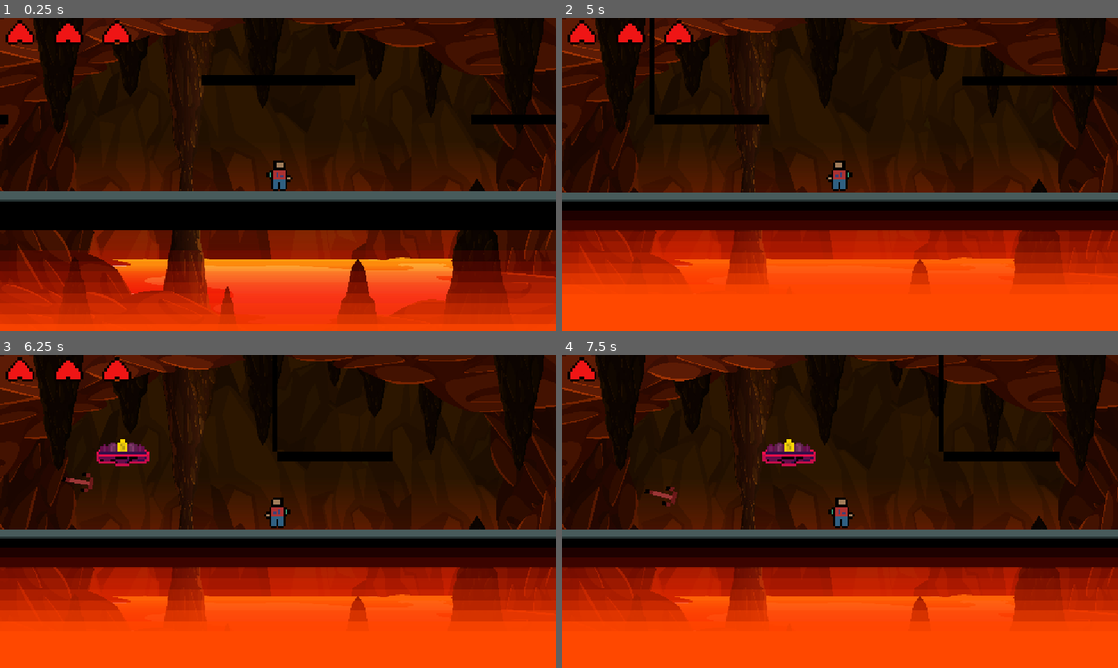
Above: before the commit, frames 1-4 (two rows, left to right).
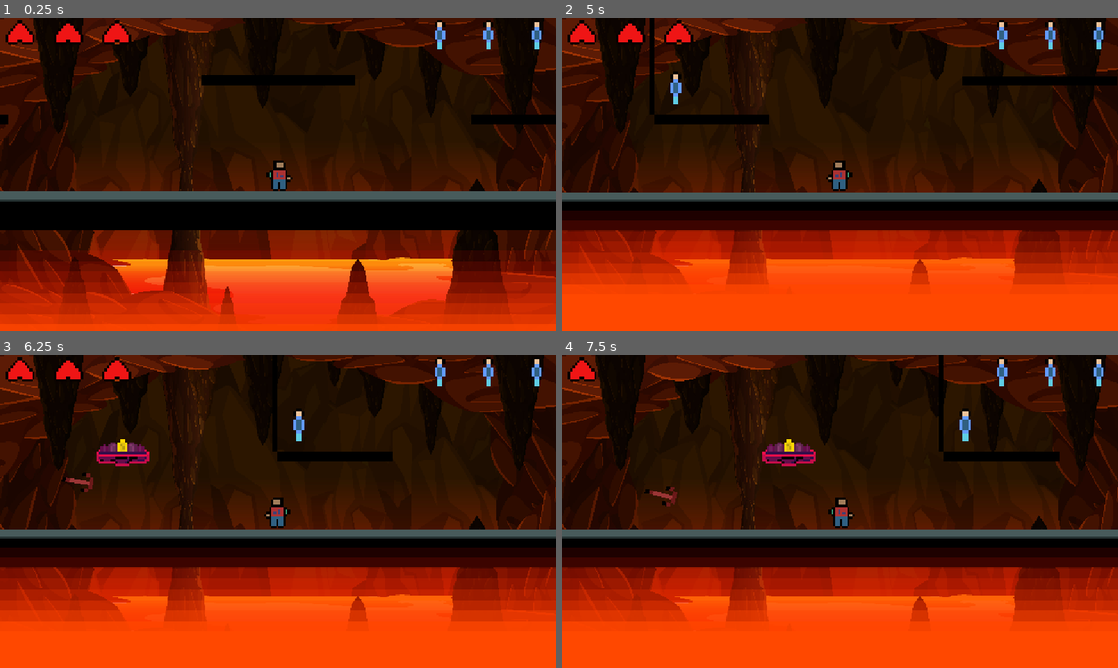
Above: after the commit, the same moments.

Repository: krvr808/rough-draft-1
Game: Godot game, scene res://assets/things/game.tscn
Same seed, same stepped clock (60 frames per second), same inputs: the game is played once before the commit and once after it.
Inputs:
- Up to frame 1 (0.25 s): no input
- Up to frame 2 (5 s): tap Enter at 0.5 s; hold C (Crouch) 0.53-1.28 s; hold Right (ui_right) 0.53-2.03 s; tap Space (Jump) at 0.77, 1.52, 3.02, 3.77, 4.25, 4.52 s; tap Shift (Dash) at 1.35, 2.85, 4.35 s; hold Left (ui_left) 2.03-2.78 s; hold C (Crouch) 2.03-2.78 s; hold Right (ui_right) 2.78-4.28 s; hold C (Crouch) 3.53-4.28 s; hold Left (ui_left) from 4.28 s (still down)
- Up to frame 3 (6.25 s): release Left (ui_left) at 5.03 s; hold Right (ui_right) 5.03-5.78 s; hold C (Crouch) 5.03-5.78 s; hold Left (ui_left) from 5.78 s (still down); tap Shift (Dash) at 5.85 s; tap Space (Jump) at 6.02 s
- Up to frame 4 (7.5 s): hold C (Crouch) 6.53-7.28 s; tap Space (Jump) at 6.77 s; release Left (ui_left) at 7.28 s; hold Right (ui_right) from 7.28 s (still down); tap Shift (Dash) at 7.35 s

The runs differ from the first frame. In frame 1, 0.3% of the frame differs, in the area x 78-98%, y 0-10%; in frame 2, 0.5%; in frame 3, 0.5%; in frame 4, 0.5%, in the area x 71-98%, y 0-28%.

Commit message:
Attempting to make pickups and markers

Diff:
--- /dev/null
+++ b/assets/scripts/Deathzone.gd
@@ -0,0 +1,21 @@
+extends Area2D
+
+
+# Called when the node enters the scene tree for the first time.
+func _ready() -> void:
+	pass # Replace with function body.
+
+
+# Called every frame. 'delta' is the elapsed time since the previous frame.
+func _process(delta: float) -> void:
+	pass
+
+
+func _on_body_entered(body: Node2D) -> void:
+	if(body.is_in_group("Player")):
+		$Timetilldeath.start()
+		#get_tree().reload_current_scene();
+
+
+func _on_timetilldeath_timeout() -> void:
+	get_tree().reload_current_scene();
--- a/assets/scripts/LavaDeath.gd
+++ b/assets/scripts/LavaDeath.gd
@@ -3,6 +3,6 @@
 @onready var player: Player = $"../Player"
 
 # Called every frame. 'delta' is the elapsed time since the previous frame.
-func _process(delta: float) -> void:
+func _process(_delta: float) -> void:
 	if player.global_position.y + 180 < self.global_position.y:
 		self.global_position.y = player.global_position.y + 180;
--- a/assets/scripts/bullets.gd
+++ b/assets/scripts/bullets.gd
@@ -1,6 +1,9 @@
 class_name Bullet extends Area2D
 
+
+
 var projectilespeed : float = 0.5
+
 
 func _physics_process(delta):
 	position += self.position.rotated(self.rotation + PI) * projectilespeed * delta
@@ -11,5 +14,11 @@
 
 func _on_body_entered(body: Node2D):
 	if body.is_in_group("Player"):
-		(body as Player).take_damange();
+		var player: Player = (body as Player);
+		player.take_damage();
+		player.health;
+
+		if player.health == 0:
+			get_tree().reload_current_scene();
+
 	queue_free()
--- /dev/null
+++ b/assets/scripts/child.gd
@@ -0,0 +1,14 @@
+extends Area2D
+
+@onready var childs_mark: HBoxContainer = $"../Player/HUD/ChildsMark"
+
+var kidcount = 0
+
+func _process(delta: float) -> void:
+	pass
+
+
+func _on_body_entered(body: Node2D) -> void:
+	kidcount += 1
+	print(kidcount)
+	queue_free()
--- /dev/null
+++ b/assets/scripts/childs_mark.gd
@@ -0,0 +1,29 @@
+class_name ChildsMark extends HBoxContainer
+
+enum modes {yeschild, nochild}
+
+var CHILDGONE = preload("res://assets/sprites/Childgone.png")
+const CHILD = preload("res://assets/sprites/Child.png")
+
+@export var mode : modes
+
+var kidcount = 0
+
+func update_yeschild(value):
+	match mode:
+		modes.yeschild:
+			update_yeschild(value)
+		modes.nochild:
+			update_nochild(value)
+
+func update_full(value):
+	for i in get_child_count():
+		get_child(i).visible = value > i
+
+
+func update_nochild(value):
+	for i in get_child_count():
+		if value > i:
+			get_child(i).texture = CHILD
+		else:
+			get_child(i).texture = CHILDGONE
--- a/assets/scripts/heartcontainers.gd
+++ b/assets/scripts/heartcontainers.gd
@@ -6,6 +6,8 @@
 var heart_full = preload("res://assets/sprites/Herat-export.png")
 
 @export var mode : modes
+
+
 
 func update_health(value):
 	match mode:
--- a/assets/scripts/player.gd
+++ b/assets/scripts/player.gd
@@ -291,7 +291,7 @@
 func _on_timer_timeout() -> void:
 	dashing = false;
 
-func take_damange() -> void:
+func take_damage() -> void:
 	health-=1;
 
 
--- /dev/null
+++ b/assets/things/Child.tscn
@@ -0,0 +1,21 @@
+[gd_scene load_steps=4 format=3 uid="uid://dqfx3njakxonn"]
+
+[ext_resource type="Texture2D" uid="uid://cj86d4mfmhvwx" path="res://assets/sprites/Child.png" id="1_ie21v"]
+[ext_resource type="Script" uid="uid://drxhafpgrjkat" path="res://assets/scripts/child.gd" id="1_ngc4x"]
+
+[sub_resource type="CapsuleShape2D" id="CapsuleShape2D_ngc4x"]
+radius = 1.77778
+height = 12.4444
+
+[node name="Kid" type="Area2D"]
+script = ExtResource("1_ngc4x")
+
+[node name="CollisionShape2D" type="CollisionShape2D" parent="."]
+position = Vector2(1, 0)
+scale = Vector2(1.125, 1.125)
+shape = SubResource("CapsuleShape2D_ngc4x")
+
+[node name="Sprite2D" type="Sprite2D" parent="."]
+position = Vector2(1, 1)
+scale = Vector2(1.125, 1.125)
+texture = ExtResource("1_ie21v")
--- /dev/null
+++ b/assets/things/childs_mark.tscn
@@ -0,0 +1,22 @@
+[gd_scene load_steps=3 format=3 uid="uid://bg6aqkajflu3p"]
+
+[ext_resource type="Script" uid="uid://cnou7y2r2f0ym" path="res://assets/scripts/childs_mark.gd" id="1_d614n"]
+[ext_resource type="Texture2D" uid="uid://cj86d4mfmhvwx" path="res://assets/sprites/Child.png" id="1_yqnhj"]
+
+[node name="ChildsMark" type="HBoxContainer"]
+offset_top = 1.0
+offset_right = 56.0
+offset_bottom = 17.0
+script = ExtResource("1_d614n")
+
+[node name="Child 1" type="TextureRect" parent="."]
+layout_mode = 2
+texture = ExtResource("1_yqnhj")
+
+[node name="Child 2" type="TextureRect" parent="."]
+layout_mode = 2
+texture = ExtResource("1_yqnhj")
+
+[node name="Child 3" type="TextureRect" parent="."]
+layout_mode = 2
+texture = ExtResource("1_yqnhj")
--- a/assets/things/game.tscn
+++ b/assets/things/game.tscn
@@ -8,10 +8,13 @@
 [ext_resource type="Texture2D" uid="uid://b8fhcui2kqee8" path="res://assets/scripts/jlwd_2ucy_201006.jpg" id="3_po8j3"]
 [ext_resource type="PackedScene" uid="uid://0j7cg004rnsx" path="res://assets/things/player.tscn" id="4_lsnf2"]
 [ext_resource type="Texture2D" uid="uid://bwklt2452fu2k" path="res://assets/sprites/crouchroof.png" id="4_m23e4"]
+[ext_resource type="PackedScene" uid="uid://dqfx3njakxonn" path="res://assets/things/Child.tscn" id="4_nunmn"]
+[ext_resource type="PackedScene" uid="uid://bg6aqkajflu3p" path="res://assets/things/childs_mark.tscn" id="5_nunmn"]
 [ext_resource type="Texture2D" uid="uid://dlje07gu68rga" path="res://assets/sprites/hellplatform.png" id="6_ix7d4"]
 [ext_resource type="PackedScene" uid="uid://7l0qeym585yl" path="res://assets/things/heartcontainers.tscn" id="7_lsnf2"]
 [ext_resource type="PackedScene" uid="uid://crbl7wc3mllu2" path="res://assets/things/wall.tscn" id="10_po8j3"]
 [ext_resource type="Script" uid="uid://bwnd2h6h76k3f" path="res://assets/scripts/LavaDeath.gd" id="12_8oj6v"]
+[ext_resource type="Script" uid="uid://namxi0lco5uc" path="res://assets/scripts/Deathzone.gd" id="13_1p5j7"]
 
 [sub_resource type="PhysicsMaterial" id="PhysicsMaterial_bckn3"]
 
@@ -63,6 +66,9 @@
 gradient = SubResource("Gradient_1p5j7")
 fill_to = Vector2(0, 0.133028)
 
+[sub_resource type="WorldBoundaryShape2D" id="WorldBoundaryShape2D_nunmn"]
+distance = 21.0286
+
 [node name="Game" type="Node2D"]
 script = ExtResource("1_bckn3")
 
@@ -79,6 +85,7 @@
 texture = ExtResource("3_po8j3")
 
 [node name="HUD" type="CanvasGroup" parent="Player"]
+z_index = 500
 position = Vector2(1, 0)
 
 [node name="heartcontainers" parent="Player/HUD" instance=ExtResource("7_lsnf2")]
@@ -86,6 +93,13 @@
 offset_top = -64.0
 offset_right = -60.0
 offset_bottom = -46.0
+
+[node name="ChildsMark" parent="Player/HUD" instance=ExtResource("5_nunmn")]
+anchors_preset = 0
+offset_left = 58.0
+offset_top = -65.0
+offset_right = 114.0
+offset_bottom = -49.0
 
 [node name="TurretEnemy" parent="." instance=ExtResource("2_goi7y")]
 position = Vector2(-448, -47)
@@ -103,3 +117,18 @@
 scale = Vector2(21.875, 4.375)
 texture = SubResource("GradientTexture2D_nunmn")
 script = ExtResource("12_8oj6v")
+
+[node name="Deathzone" type="Area2D" parent="Lava"]
+script = ExtResource("13_1p5j7")
+
+[node name="CollisionShape2D" type="CollisionShape2D" parent="Lava/Deathzone"]
+shape = SubResource("WorldBoundaryShape2D_nunmn")
+
+[node name="Timetilldeath" type="Timer" parent="Lava/Deathzone"]
+wait_time = 3.0
+
+[node name="Child" parent="." instance=ExtResource("4_nunmn")]
+position = Vector2(-153, -27)
+
+[connection signal="body_entered" from="Lava/Deathzone" to="Lava/Deathzone" method="_on_body_entered"]
+[connection signal="timeout" from="Lava/Deathzone/Timetilldeath" to="Lava/Deathzone" method="_on_timetilldeath_timeout"]
Not shown, added: assets/scripts/Deathzone.gd.uid
Not shown, added: assets/scripts/child.gd.uid
Not shown, added: assets/scripts/childs_mark.gd.uid
Binary file added: assets/sprites/Child.png
Not shown, added: assets/sprites/Child.png.import
Binary file added: assets/sprites/Childgone.png
Not shown, added: assets/sprites/Childgone.png.import
Not shown: 1 places in assets/things/game.tscn that only renumber resources
